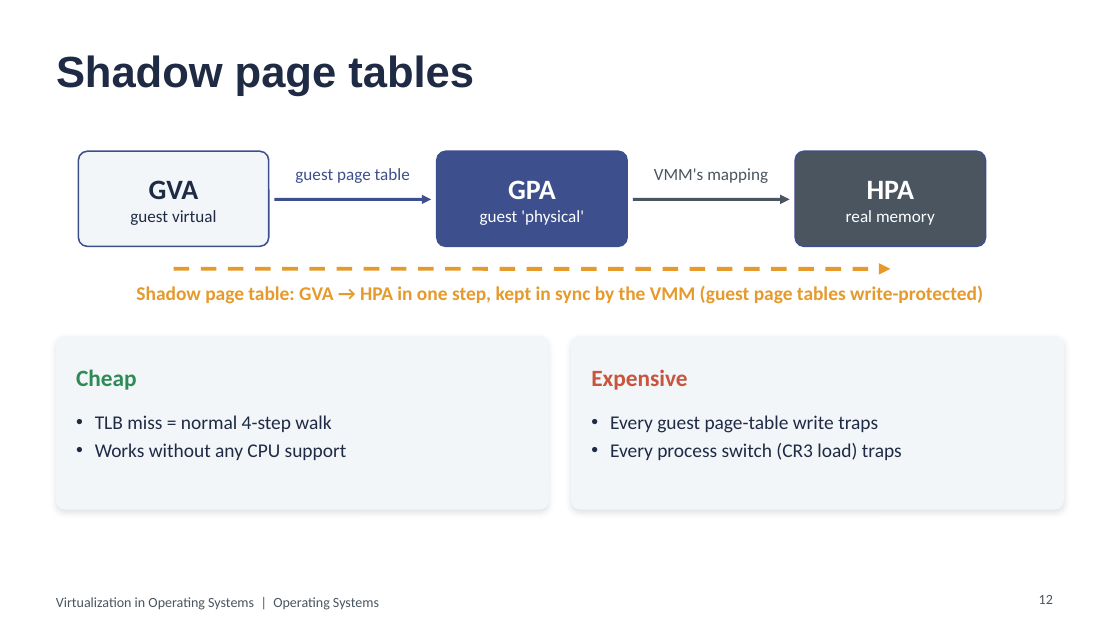
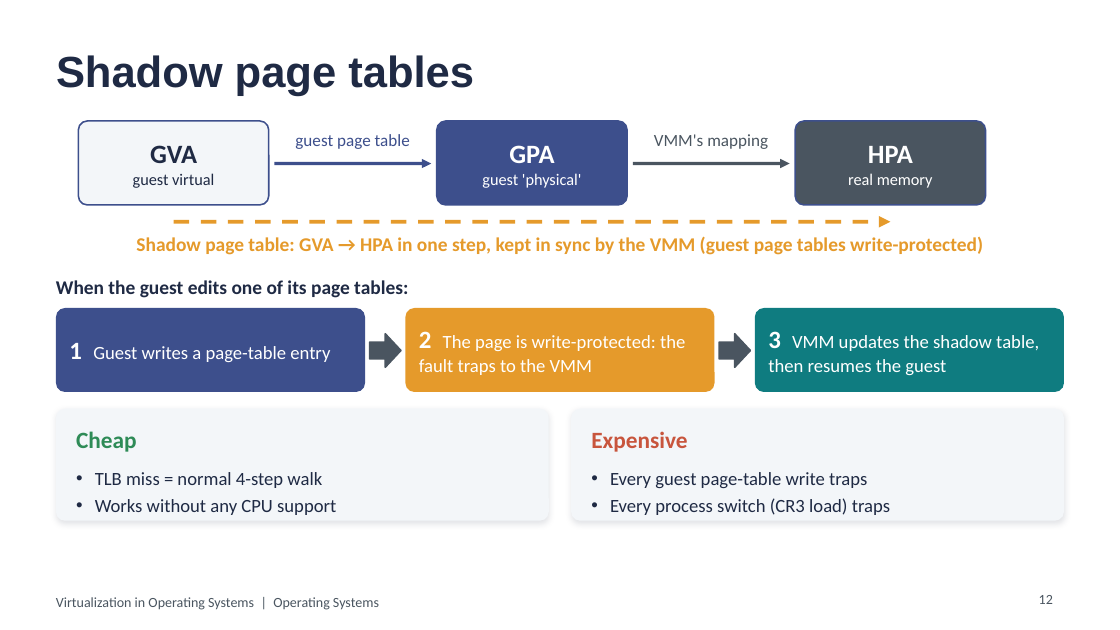
Before and after one commit to aliyassine22/OS-Virtualization, a slide deck: slide 12 of presentation/powerpoint/Virtualization_in_OS.pptx. Drawn at 1120x630 pixels with LibreOffice and Linux fonts; fonts in the diff are those of the drawing. Boxes give left, top, right and bottom in pixels: in the first picture for what was removed or moved away, otherwise in the second. Text is boxed around its words. In the diff, an @@ line names an element or a change of style, - is before the commit and + after.

```diff
--- a/presentation/powerpoint/Virtualization_in_OS.pptx
+++ b/presentation/powerpoint/Virtualization_in_OS.pptx
@@ text "GVA": place and size @@
-text "GVA" at (130, 180, 216, 225)
+text "GVA" at (133, 145, 214, 188)
@@ text "GVA" at (133, 145, 214, 188): size 18 to 17 pt in "GVA"; size 11 to 10.5 pt in "guest virtual" @@
@@ rounded rectangle: place and size @@
-rounded rectangle at (78, 151, 269, 246)
+rounded rectangle at (78, 121, 269, 205)
@@ text "GPA": place and size @@
-text "GPA" at (480, 180, 584, 225)
+text "GPA" at (482, 145, 581, 188)
@@ text "GPA" at (482, 145, 581, 188): size 18 to 17 pt in "GPA"; size 11 to 10.5 pt in "guest 'physical'" @@
@@ rounded rectangle: place and size @@
-rounded rectangle at (437, 151, 627, 246)
+rounded rectangle at (437, 121, 627, 205)
@@ text "HPA": place and size @@
-text "HPA" at (846, 181, 935, 225)
+text "HPA" at (848, 146, 933, 188)
@@ text "HPA" at (848, 146, 933, 188): size 18 to 17 pt in "HPA"; size 11 to 10.5 pt in "real memory" @@
@@ rounded rectangle: place and size @@
-rounded rectangle at (795, 151, 986, 246)
+rounded rectangle at (795, 121, 986, 205)
@@ 2 texts, 2 arrows: place and size @@
-2 texts, 2 arrows at (274, 168, 790, 199)
+2 texts, 2 arrows at (274, 134, 790, 164)
@@ text "Shadow page table: GVA → ...": place and size @@
-text "Shadow page table: GVA → ..." at (136, 285, 983, 304)
+text "Shadow page table: GVA → ..." at (136, 236, 983, 255)
@@ arrow moved from (174, 269) - (890, 269) to (174, 222) - (890, 222) @@
@@ text added at (56, 280, 408, 298), 12.5 pt, text #1F2A44, bold @@
+When the guest edits one of its page tables:
@@ rounded rectangle added at (56, 308, 365, 392), fill #3D4F8C @@
@@ rounded rectangle added at (405, 308, 715, 392), fill #E59A2B @@
@@ rounded rectangle added at (755, 308, 1064, 392), fill #0F7C80 @@
@@ text added at (69, 343, 330, 362), 12 pt, text #FFFFFF @@
+1 Guest writes a page-table entry
@@ right arrow added at (370, 334, 401, 367), fill #4A5560, outline #4A5560 1 pt @@
@@ text added at (419, 331, 685, 375), 12 pt, text #FFFFFF @@
+2 The page is write-protected: the fault traps to the VMM
@@ right arrow added at (719, 334, 750, 367), fill #4A5560, outline #4A5560 1 pt @@
@@ text added at (768, 331, 1039, 376), 12 pt, text #FFFFFF @@
+3 VMM updates the shadow table, then resumes the guest
@@ rounded rectangle: place and size @@
-rounded rectangle at (56, 336, 549, 510)
+rounded rectangle at (56, 409, 549, 521)
@@ text "Cheap": place and size @@
-text "Cheap" at (76, 369, 137, 390)
+text "Cheap" at (76, 431, 137, 452)
@@ proportions changed in 5 elements at (78, 121, 269, 205), (437, 121, 627, 205), (795, 121, 986, 205), (56, 409, 549, 521), (571, 409, 1064, 521) @@
@@ rounded rectangle: place and size @@
-rounded rectangle at (571, 336, 1064, 510)
+rounded rectangle at (571, 409, 1064, 521)
@@ text "Expensive": place and size @@
-text "Expensive" at (591, 369, 687, 390)
+text "Expensive" at (591, 431, 687, 452)
@@ text "TLB miss = normal 4-step ...": place and size @@
-text "TLB miss = normal 4-step ..." at (95, 415, 347, 460)
+text "TLB miss = normal 4-step ..." at (95, 472, 336, 515)
@@ text "TLB miss = normal 4-step ..." at (95, 472, 336, 515): size 12.5 to 12 pt @@
@@ text "Every guest page-table write traps" at (610, 472, 890, 515): size 12.5 to 12 pt @@
@@ text "Every guest page-table write traps": place and size @@
-text "Every guest page-table write traps" at (610, 415, 902, 460)
+text "Every guest page-table write traps" at (610, 472, 890, 515)
```
Also in this commit, not shown: 14 other slides changed, 26 other files.
